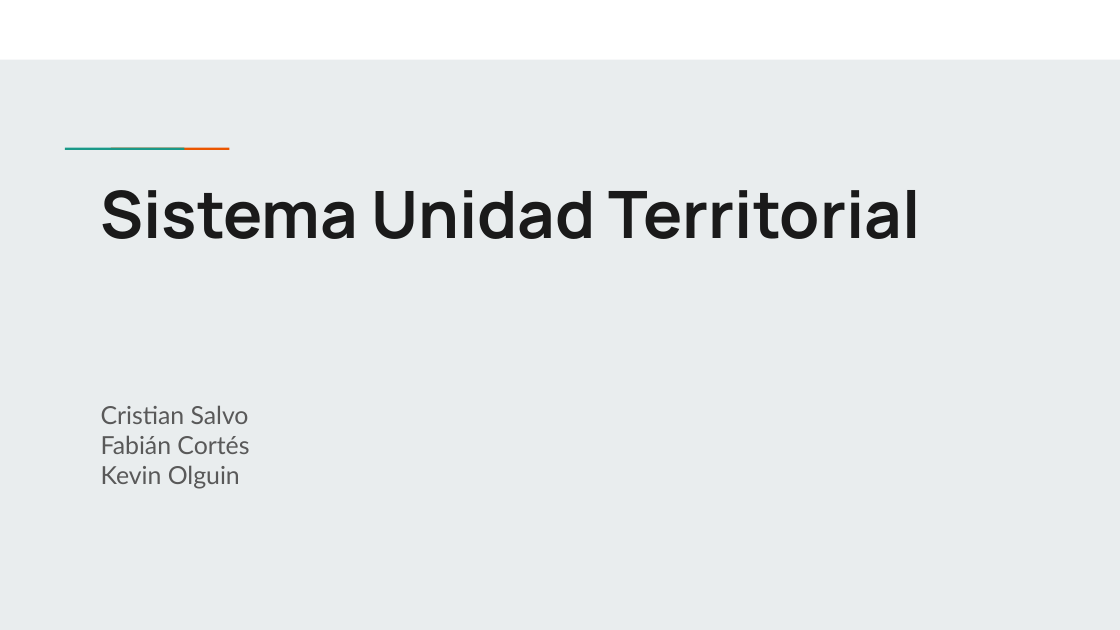
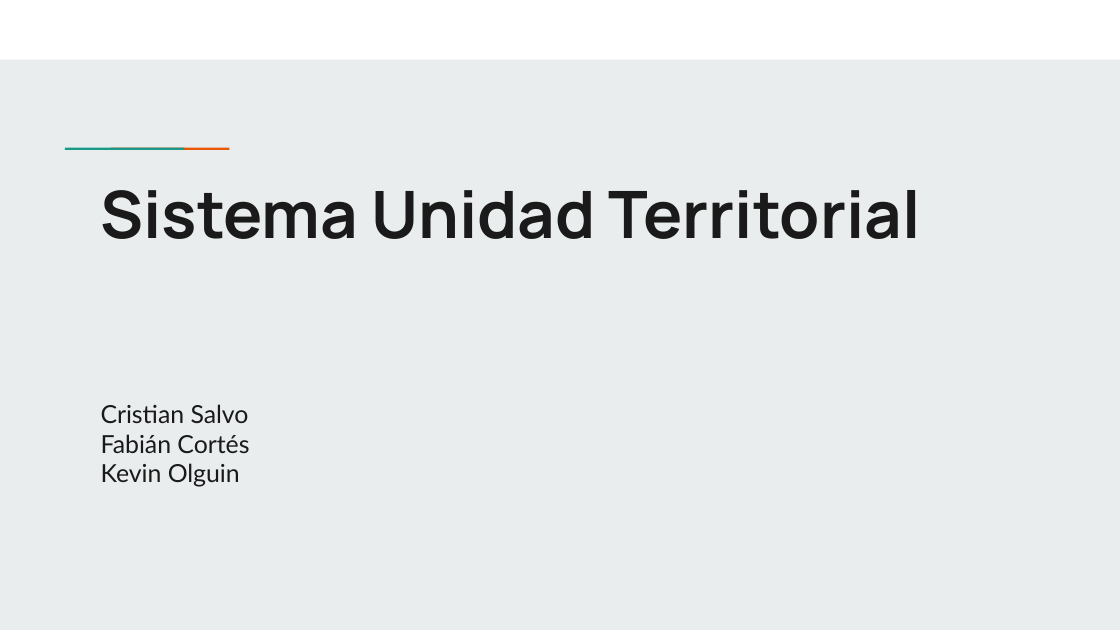
Before and after one commit to KevinOlguin003D/Unidad-Territorial, a slide deck: slide 1 of Fase_1/Evidencias_Grupales/Presentacion_proyecto.pptx. Drawn at 1120x630 pixels with LibreOffice and Linux fonts; fonts in the diff are those of the drawing. Boxes give left, top, right and bottom in pixels: in the first picture for what was removed or moved away, otherwise in the second. Text is boxed around its words. In the diff, an @@ line names an element or a change of style, - is before the commit and + after.

```diff
--- a/Fase_1/Evidencias_Grupales/Presentacion_proyecto.pptx
+++ b/Fase_1/Evidencias_Grupales/Presentacion_proyecto.pptx
@@ subtitle "Cristian Salvo" at (x1=101, y1=404, x2=249, y2=487): text colour #595959 to #1A1A1A @@
```
Also in this commit, not shown: 4 other slides changed, 5 slides added, 2 slides removed, 1 other file.
